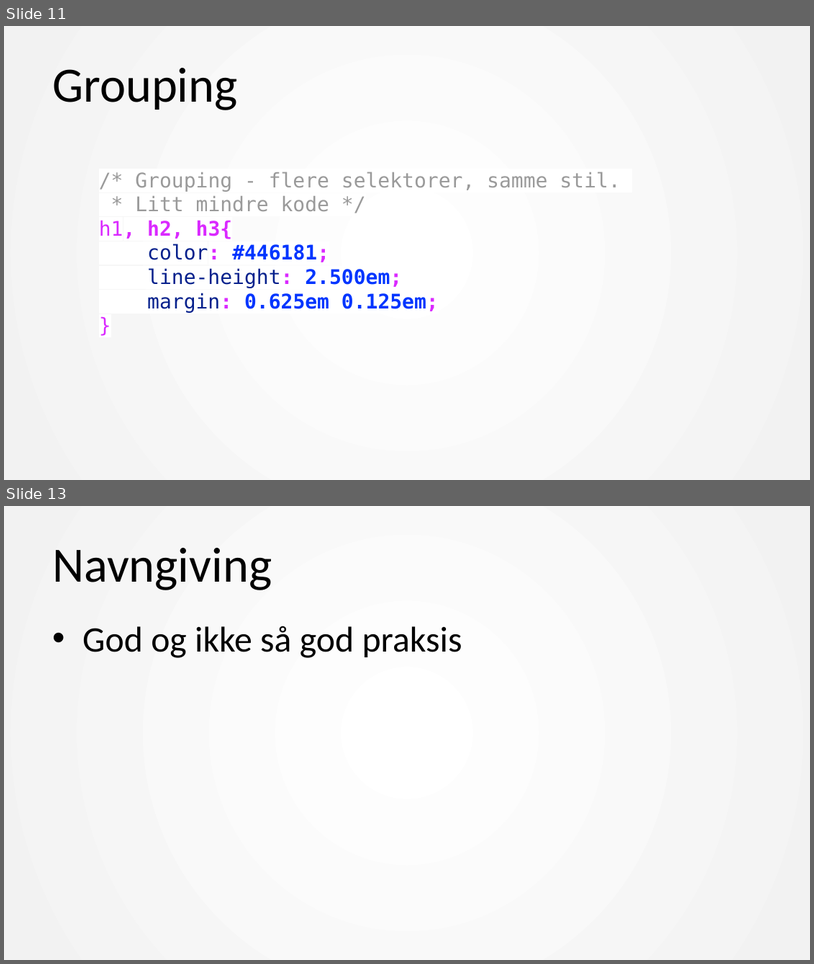
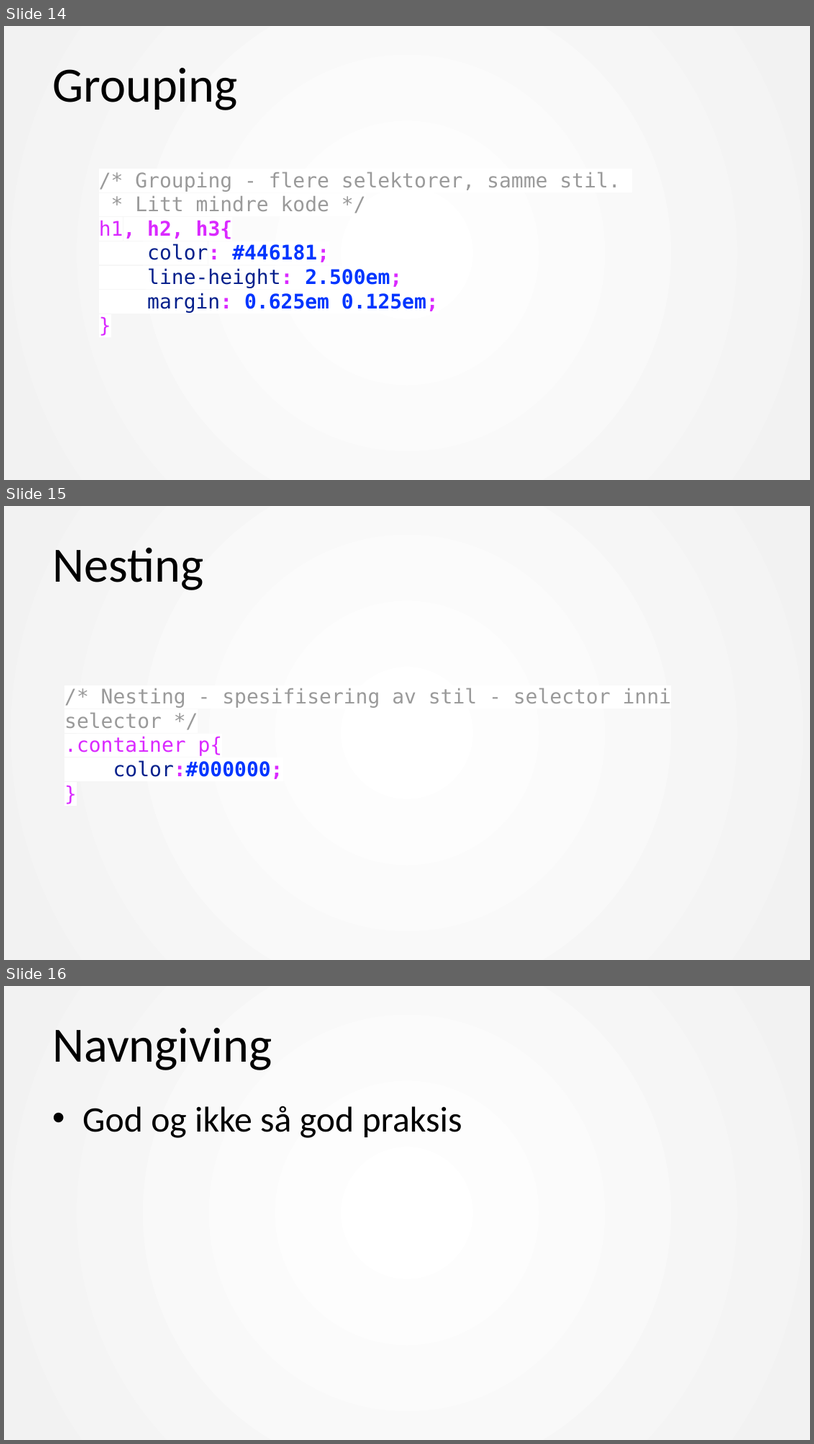
Before and after one commit to mesan/css-kurs, a slide deck: Foiler/1. CSS basic.pptx. Shown one above the other, each under a label of ours: slides 11 and 13 before the commit, slides 14, 15 and 16 after it; the slides between them are not shown. The pictures are 814x964 and 814x1444 pixels, drawn with LibreOffice and Linux fonts; fonts in the diff are those of the drawing. Boxes give left, top, right and bottom in pixels: in the first picture for what was removed or moved away, otherwise in the second. Text is boxed around its words. In the diff, an @@ line names an element or a change of style, - is before the commit and + after.

```diff
--- a/Foiler/1. CSS basic.pptx
+++ b/Foiler/1. CSS basic.pptx
@@ slide 15 added at (4, 506, 810, 960), background #FFFFFF; not listed: 1 template element that a slide beside it also shows @@
@@ title added at (52, 547, 203, 590), 44 pt, text #000000 @@
+Nesting
@@ text added at (64, 687, 671, 779), 18 pt, text #9A9A9A @@
+/* Nesting - spesifisering av stil - selector inni selector */
+.container p{
+color:#000000;
+}
@@ what was slide 11 is now slide 14 @@
@@ what was slide 13 is now slide 16 @@
```
Also in this commit, not shown: 2 slides changed, 3 other slides added, 1 slide removed.
